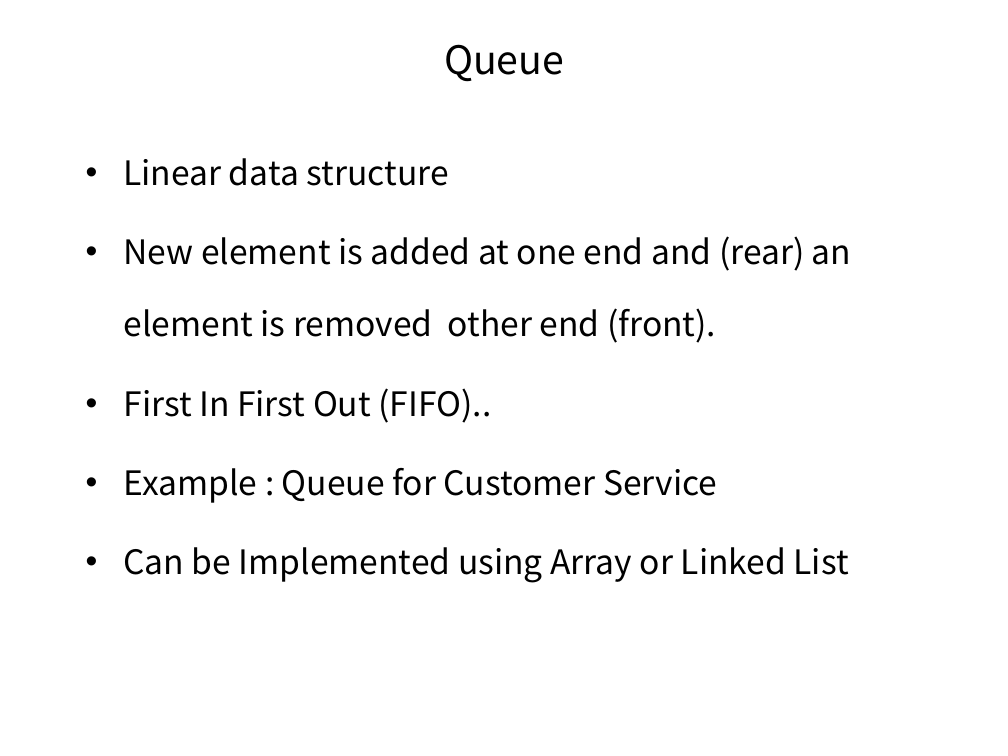
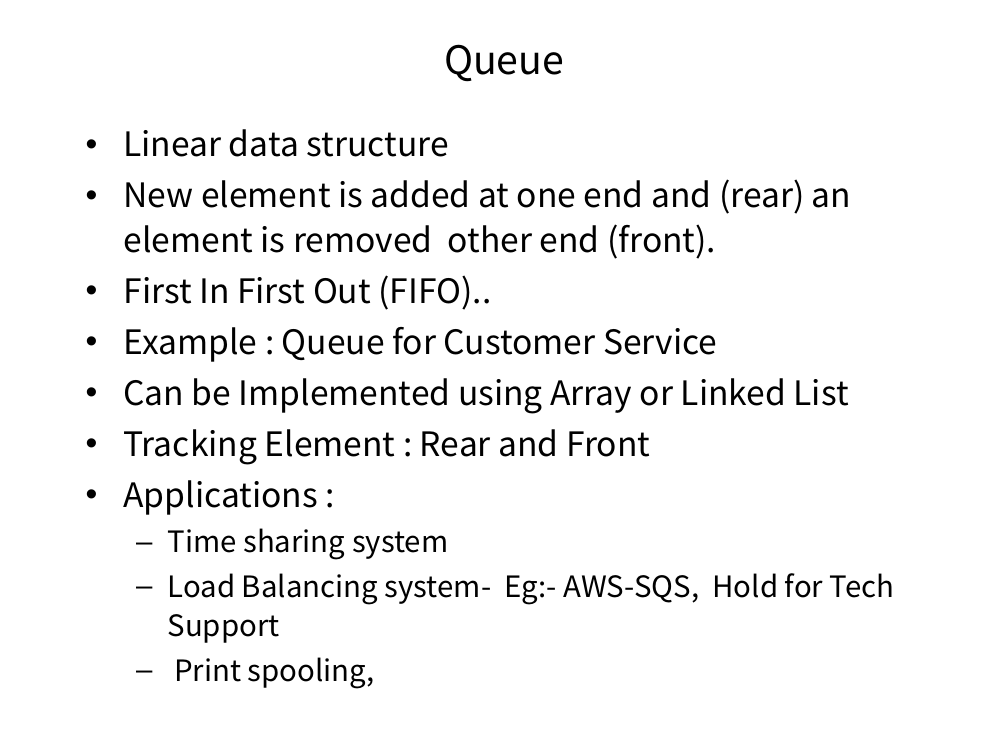
Before and after one commit to pankajfri/Training-Materials, a slide deck: slide 21 of Objected Oriented Programming Concepts Using C++ & Data Structures/Data Structures.pptx (slide 19 before the commit). Drawn at 1008x756 pixels with LibreOffice and Linux fonts; fonts in the diff are those of the drawing; background and template pictures are left out. Boxes give left, top, right and bottom in pixels: in the first picture for what was removed or moved away, otherwise in the second. Text is boxed around its words. In the diff, an @@ line names an element or a change of style, - is before the commit and + after.

Commit message:
DS ppt

```diff
--- a/Objected Oriented Programming Concepts Using C++ & Data Structures/Data Structures.pptx
+++ b/Objected Oriented Programming Concepts Using C++ & Data Structures/Data Structures.pptx
@@ text at (123, 129, 851, 414): line spacing 1.8 to 1.1 @@
@@ text at (123, 429, 895, 689): paragraphs added @@
+• Tracking Element : Rear and Front
+• Applications :
+  – Time sharing system
+  – Load Balancing system- Eg:- AWS-SQS, Hold for Tech Support
+  – Print spooling,
```
Also in this commit, not shown: 6 other slides changed, 3 slides added, 1 slide removed, 5 other files.
